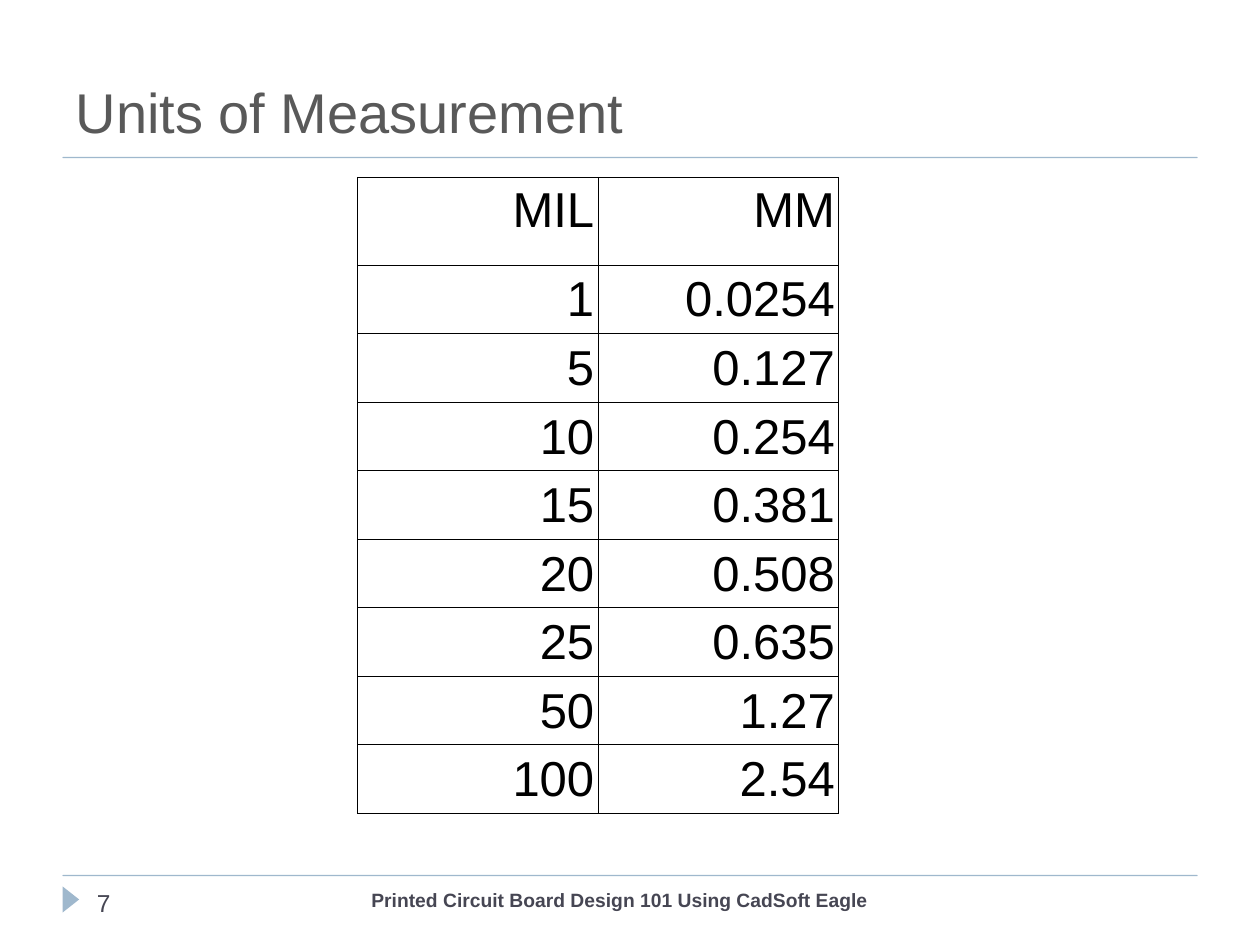
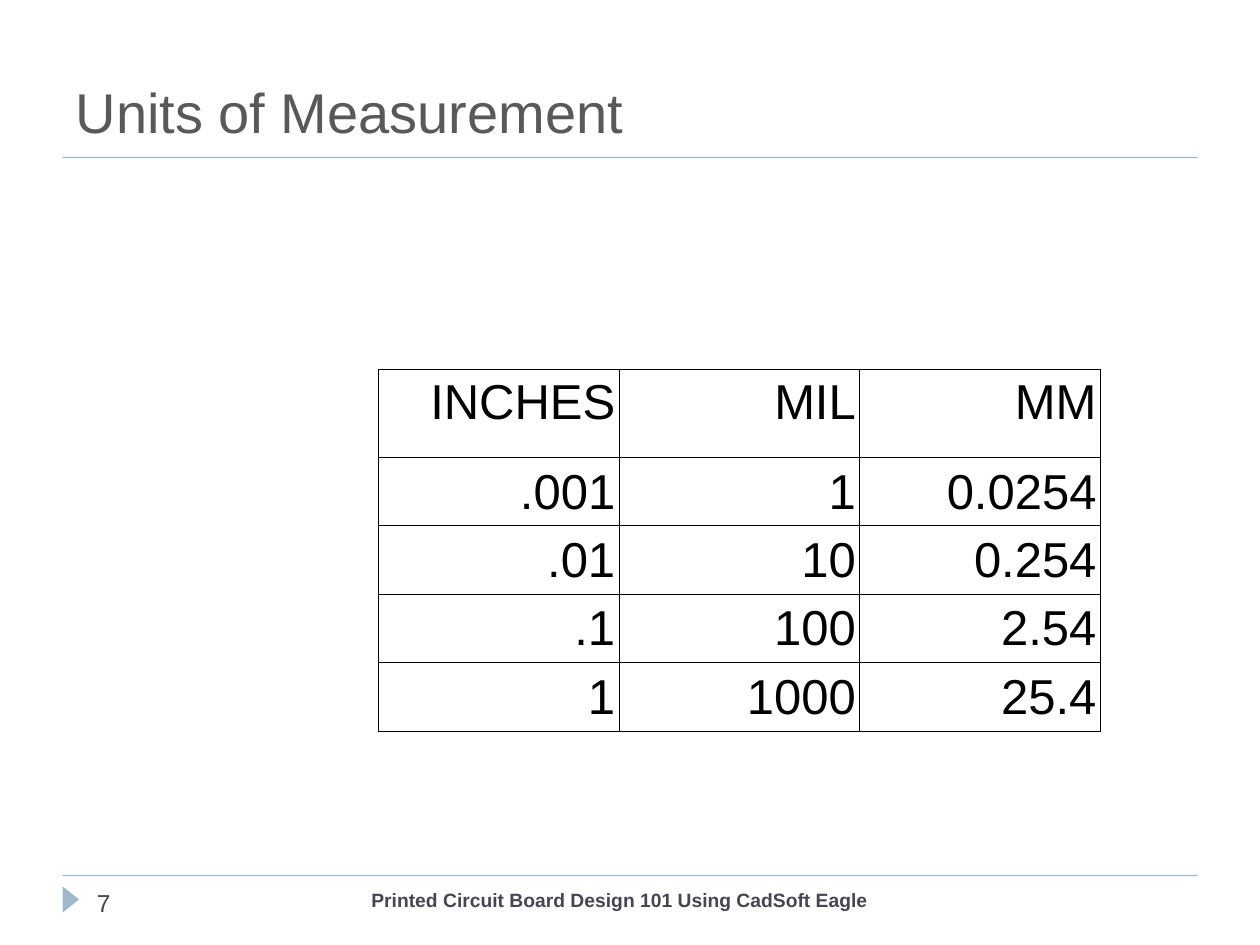
Before and after one commit to cogwheelcircuitworks/IntroToEagleCAD, a slide deck: slide 7 of ClassFiles/PCBDesignEagleCad101.ppt. Drawn at 1260x945 pixels with LibreOffice and Linux fonts; fonts in the diff are those of the drawing; background and template pictures are left out. Boxes give left, top, right and bottom in pixels: in the first picture for what was removed or moved away, otherwise in the second. Text is boxed around its words. In the diff, an @@ line names an element or a change of style, - is before the commit and + after.

```diff
--- a/ClassFiles/PCBDesignEagleCad101.ppt
+++ b/ClassFiles/PCBDesignEagleCad101.ppt
@@ table at (378, 369, 1100, 731) @@
-MIL | MM
-1 | 0.0254
-5 | 0.127
-10 | 0.254
-15 | 0.381
-20 | 0.508
-25 | 0.635
-50 | 1.27
-100 | 2.54
+INCHES | MIL | MM
+.001 | 1 | 0.0254
+.01 | 10 | 0.254
+.1 | 100 | 2.54
+1 | 1000 | 25.4
@@ table: place and size @@
-table at (358, 178, 839, 814)
+table at (378, 369, 1100, 731)
```
Also in this commit, not shown: 9 other slides changed, 1 slide added.
